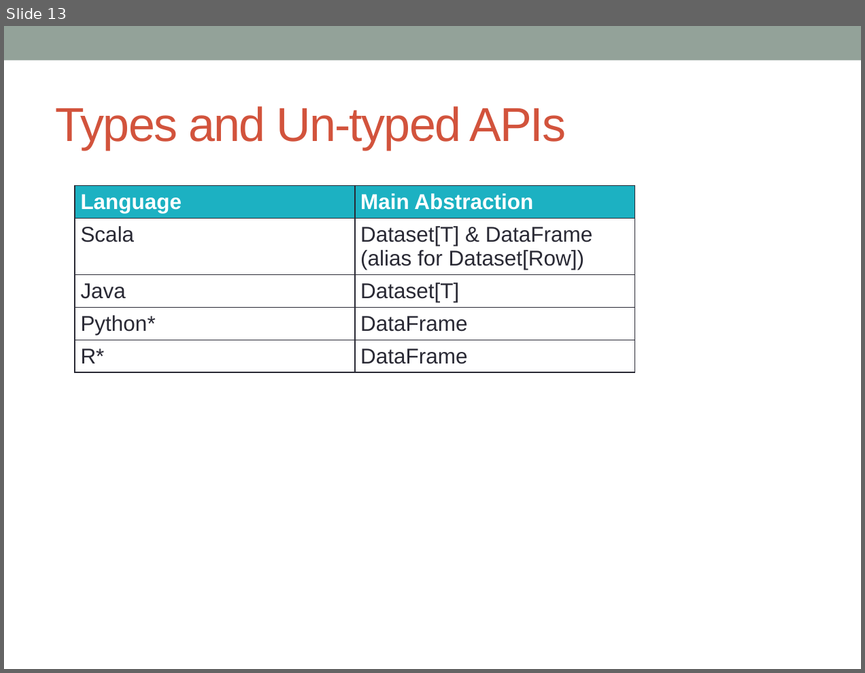
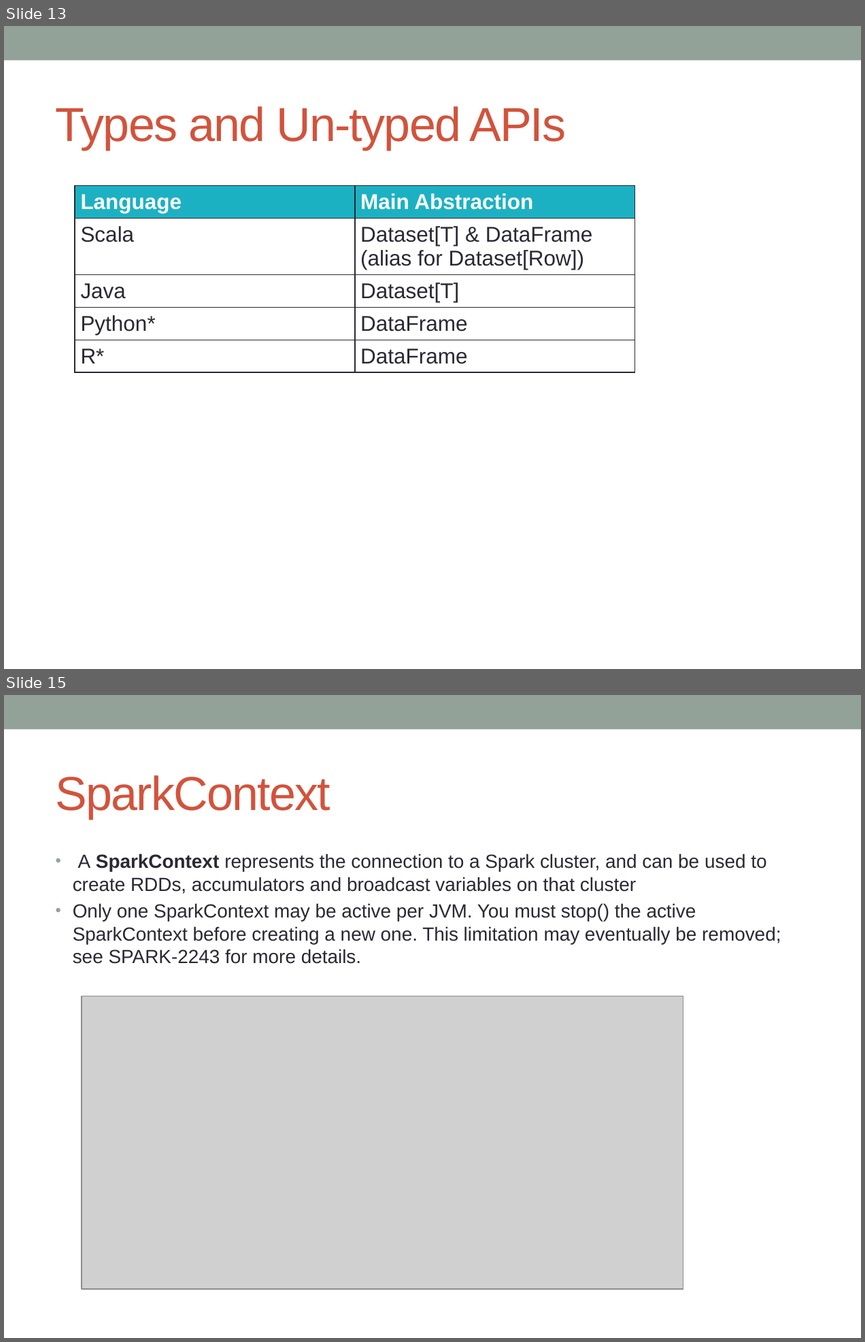
Before and after one commit to notionquest/ProjectDocumentation, a slide deck: Spark.pptx. Shown one above the other, each under a label of ours: slide 13 before the commit, slides 13 and 15 after it; the slides between them are not shown. The pictures are 865x673 and 865x1342 pixels, drawn with LibreOffice and Linux fonts; fonts in the diff are those of the drawing; grey boxes stand for pictures. Boxes give left, top, right and bottom in pixels: in the first picture for what was removed or moved away, otherwise in the second. Text is boxed around its words. In the diff, an @@ line names an element or a change of style, - is before the commit and + after.

```diff
--- a/Spark.pptx
+++ b/Spark.pptx
@@ slide 15 added at <box>4,695,861,1338</box>, background #FFFFFF; not listed: 1 template element that a slide beside it also shows @@
@@ title added at <box>56,775,331,819</box>, 40 pt, text #D2533C @@
+SparkContext
@@ text added at <box>73,853,781,964</box>, 16 pt, text #292934 @@
+• A SparkContext represents the connection to a Spark cluster, and can be used to create RDDs, accumulators and broadcast variables on that cluster
+• Only one SparkContext may be active per JVM. You must stop() the active SparkContext before creating a new one. This limitation may eventually be removed; see SPARK-2243 for more details.
@@ picture added at <box>82,996,683,1289</box> @@
```
Also in this commit, not shown: 1 slide changed, 17 other slides added.
